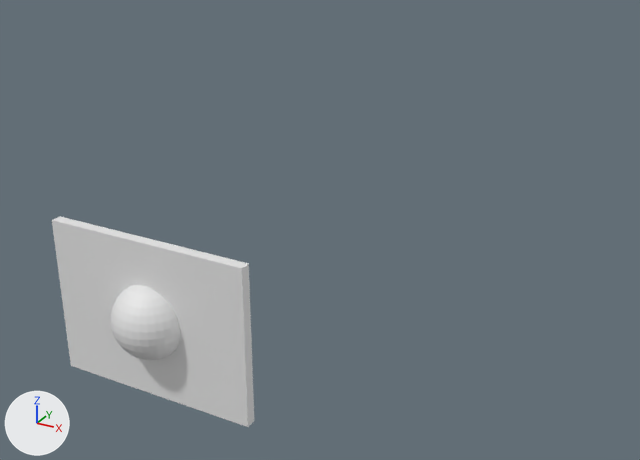
A saved change to the Blender file Assets/ship.blend.
Camera for both pictures: a camera (50 mm lens) standing at (9.09, -21.55, 9.12) and looking at (-1.07, -3.09, -0.11). Every picture has the same lights, and +X, +Y and +Z are marked at lower left. The older version comes first.

Objects in the first picture: 'Sphere', 'Wall3-col'.
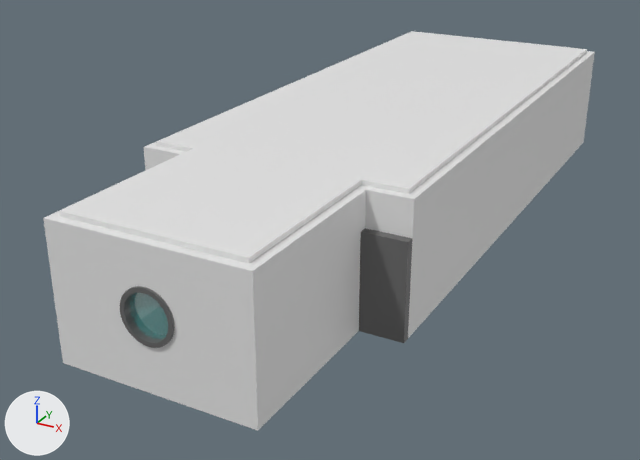
Commit message: Updated ship model, added cirlce windows and glass WIP

Pixel boxes [x1, y1, x2, y2] of what changed, in the pictures (640 x 460 px):
'Celing1-col', shown
    after: [59, 31, 587, 263]
'Wall1-col', shown
    after: [409, 52, 593, 334]
'Wall8-col', shown
    after: [242, 188, 366, 430]
'Door2-col', shown
    after: [359, 228, 412, 343]
'Sphere', deleted
    before: [111, 285, 180, 360]
'Wall7-col', shown
    after: [358, 185, 418, 338]
'Wall5-col', shown
    after: [43, 154, 181, 366]
'WindowGlass-col', added
    after: [130, 292, 168, 339]
'Window-col', added
    after: [120, 286, 174, 348]
'Wall6-col', shown
    after: [144, 144, 186, 170]
'Wall2-col', shown
    after: [582, 51, 595, 144]
'Wall-col', shown
    after: [150, 142, 157, 146]

The edits, one by one:
Material 'WindowGlass' (mat_windowglass) is new.
Its base color is (0.12, 0.8, 0.781) (cyan #61e7e5).
Its alpha is 0.25.
Material 'DoorMat' (mat_doormat) is new.
Its base color is (0.131, 0.131, 0.131) (dark grey #656565).
Mesh me_cube_006 is new.
It has 32 vertices, 1 face and spans x 0.0, y -0.15..0.15, z -0.253..0.387.
It uses material mat_windowglass (cyan #61e7e5).
Mesh me_cube_005 is new.
It has 338 vertices, 276 faces and spans x -1.5..1.5, y -0.18..0.18, z -0.32..0.45.
It uses material mat_doormat (dark grey #656565).
Object 'Wall-col' (ob_wall_col) is now shown.
Object 'Wall1-col' (ob_wall1_col) is now shown.
Object 'Wall2-col' (ob_wall2_col) is now shown.
Object 'Wall5-col' (ob_wall5_col) is now shown.
Object 'Wall6-col' (ob_wall6_col) is now shown.
Object 'Wall7-col' (ob_wall7_col) is now shown.
Object 'Door2-col' (ob_door2_col) is now shown.
Object 'Wall8-col' (ob_wall8_col) is now shown.
Object 'Celing1-col' (ob_celing1_col) is now shown.
Object 'Sphere' (ob_sphere) is deleted.
Object 'WindowGlass-col' (ob_windowglass_col) is new; it shows me_cube_006.
Its location is (0.0, -11.1, 1.5).
Its rotation in degrees is (0, 0, 90).
Its scale is (0.1, 3.2, 1.5).
Object 'Window-col' (ob_window_col) is new; it shows me_cube_005.
Its location is (0.0, -11.1, 1.5).
Its rotation in degrees is (0, 0, 90).
Its scale is (0.1, 3.2, 1.5).
